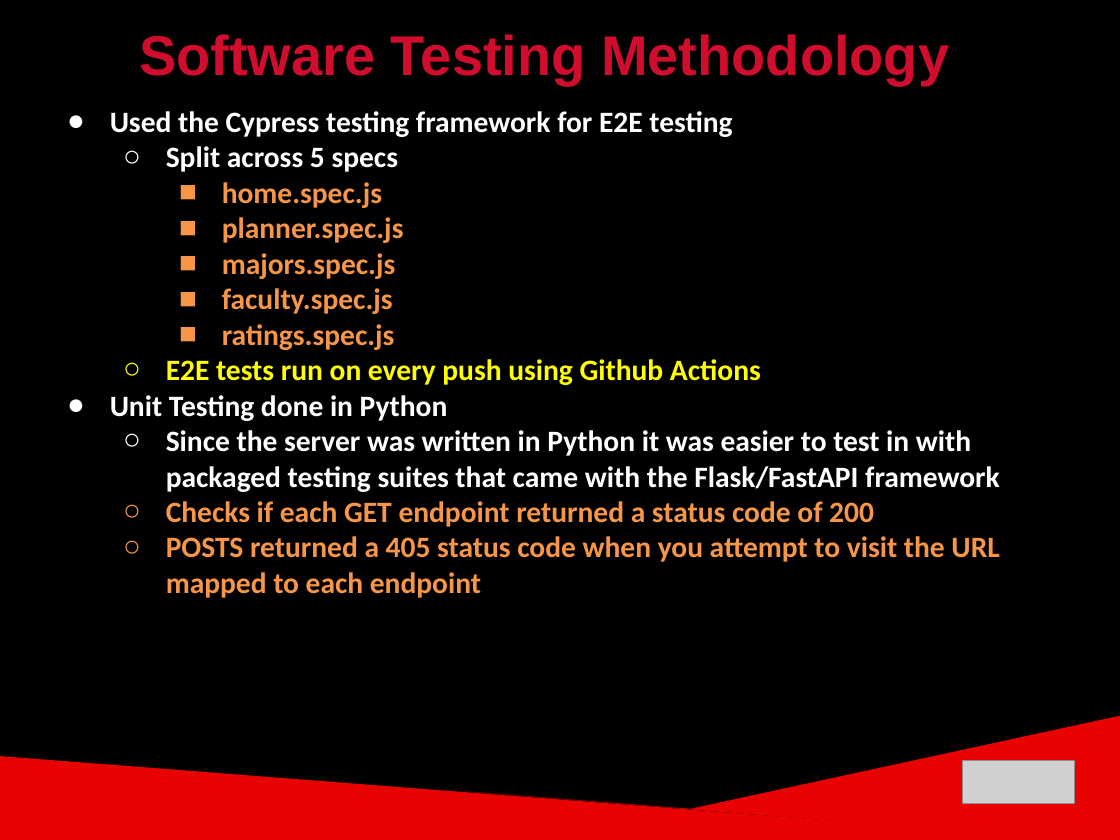
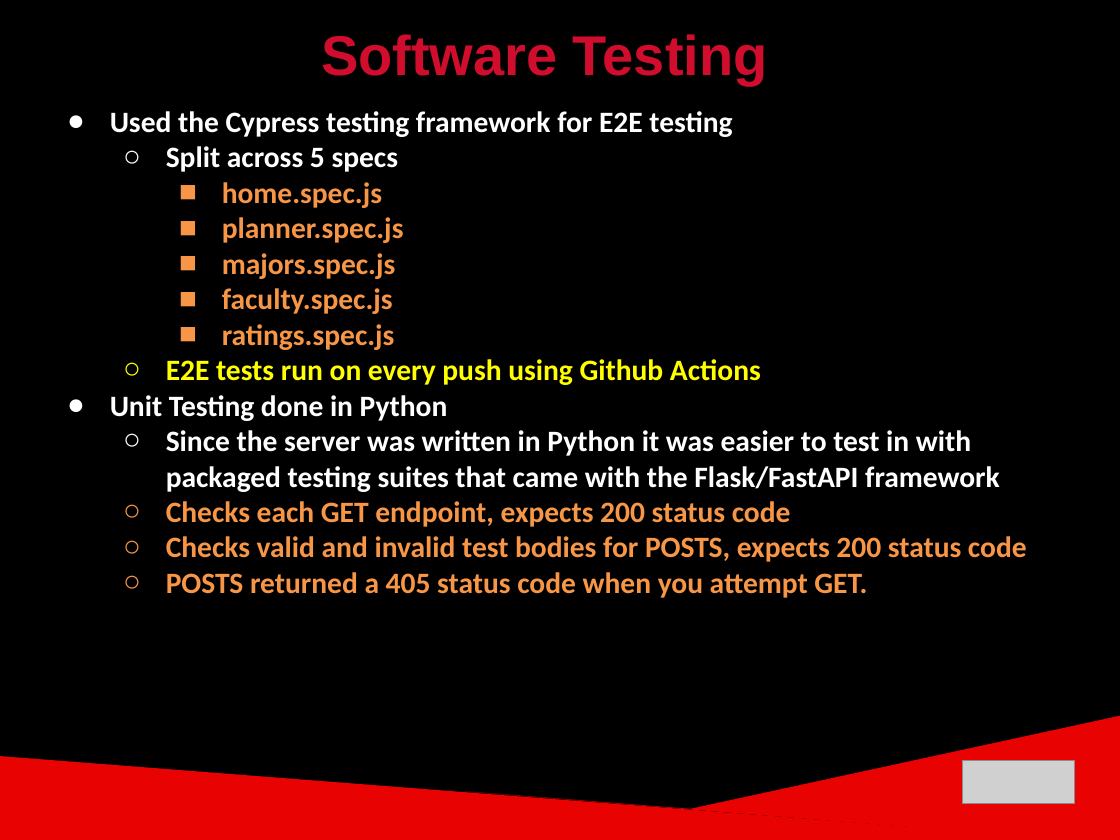
Before and after one commit to ckjarmon/CSUN-Dashboard, a slide deck: slide 13 of documentation/presentations/White Volley Girls - Final Project Presentation (Season 2).pptx. Drawn at 1120x840 pixels with LibreOffice and Linux fonts; fonts in the diff are those of the drawing; grey boxes stand for pictures. Boxes give left, top, right and bottom in pixels: in the first picture for what was removed or moved away, otherwise in the second. Text is boxed around its words. In the diff, an @@ line names an element or a change of style, - is before the commit and + after.

```diff
--- a/documentation/presentations/White Volley Girls - Final Project Presentation (Season 2).pptx
+++ b/documentation/presentations/White Volley Girls - Final Project Presentation (Season 2).pptx
@@ text at (x1=321, y1=34, x2=768, y2=84): text changed @@
-Software Testing Methodology
+Software Testing
@@ text at (x1=166, y1=501, x2=1027, y2=598): text changed @@
-  ○ Checks if each GET endpoint returned a status code of 200
-  ○ POSTS returned a 405 status code when you attempt to visit the URL mapped to each endpoint
+  ○ Checks each GET endpoint, expects 200 status code
+  ○ Checks valid and invalid test bodies for POSTS, expects 200 status code
+  ○ POSTS returned a 405 status code when you attempt GET.
```
Also in this commit, not shown: 7 other slides changed, 2 other files.
